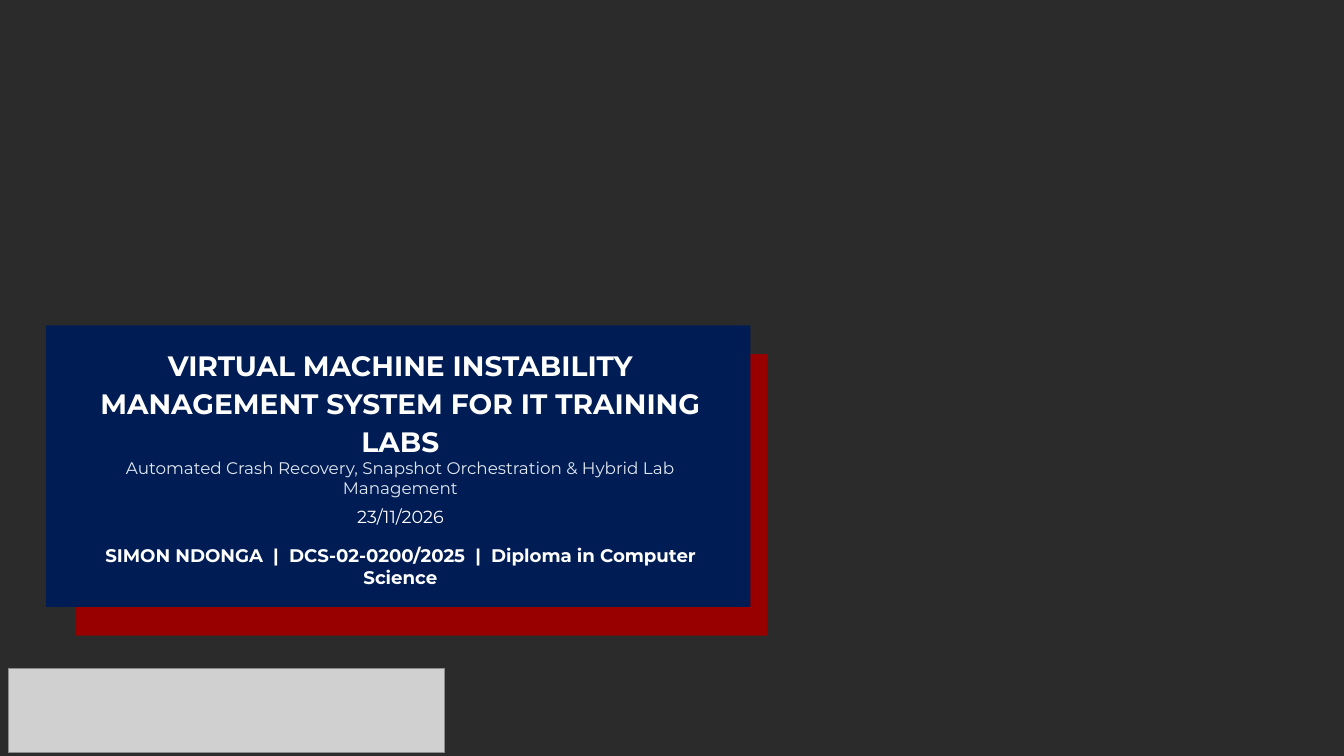
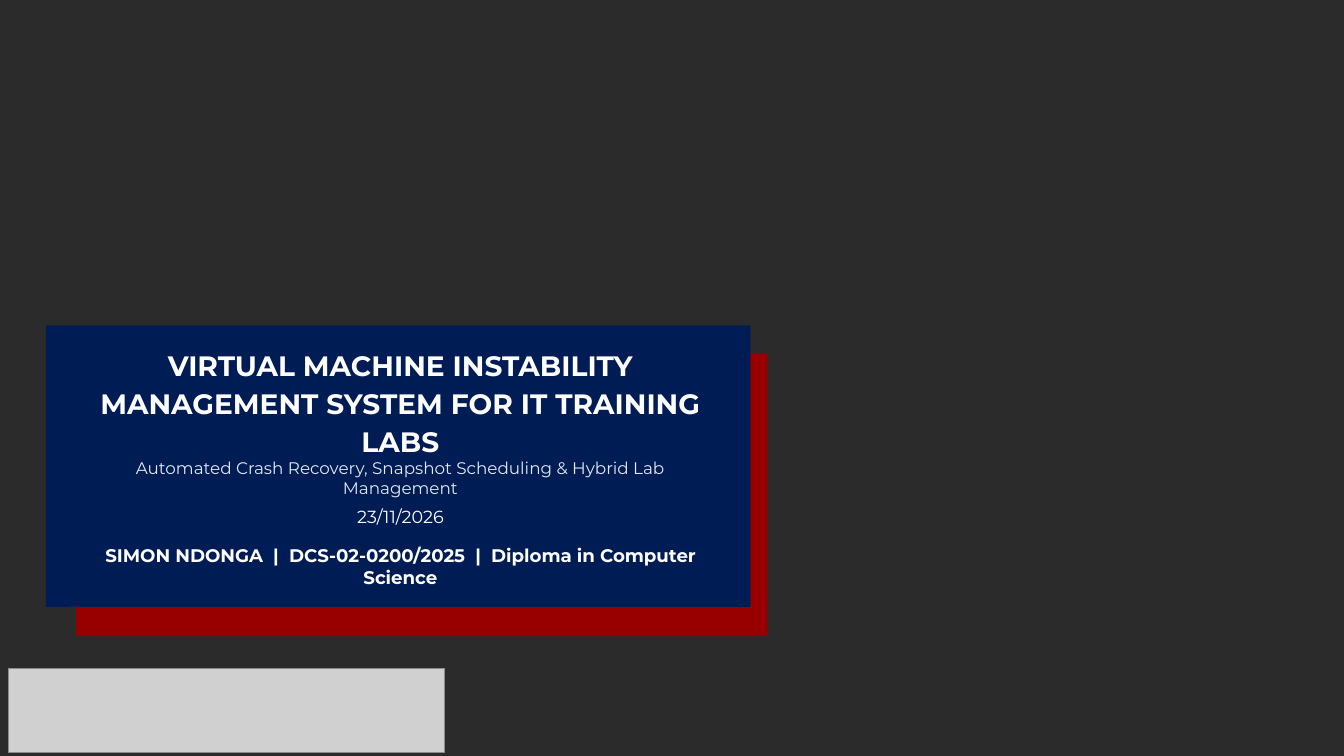
Before and after one commit to nomadspecter/vmrecovery, a slide deck: slide 1 of Milestones/Project_Presentation_8Slides_SimonNdonga.pptx. Drawn at 1344x756 pixels with LibreOffice and Linux fonts; fonts in the diff are those of the drawing; grey boxes stand for pictures; background and template pictures are left out; a plain dark background stands for a picture behind light text. Boxes give left, top, right and bottom in pixels: in the first picture for what was removed or moved away, otherwise in the second. Text is boxed around its words. In the diff, an @@ line names an element or a change of style, - is before the commit and + after.

```diff
--- a/Milestones/Project_Presentation_8Slides_SimonNdonga.pptx
+++ b/Milestones/Project_Presentation_8Slides_SimonNdonga.pptx
@@ text at (x1=136, y1=461, x2=664, y2=498): text changed @@
-Automated Crash Recovery, Snapshot Orchestration & Hybrid Lab Management
+Automated Crash Recovery, Snapshot Scheduling & Hybrid Lab Management
```
Also in this commit, not shown: 1 other slide changed, 11 other files.
